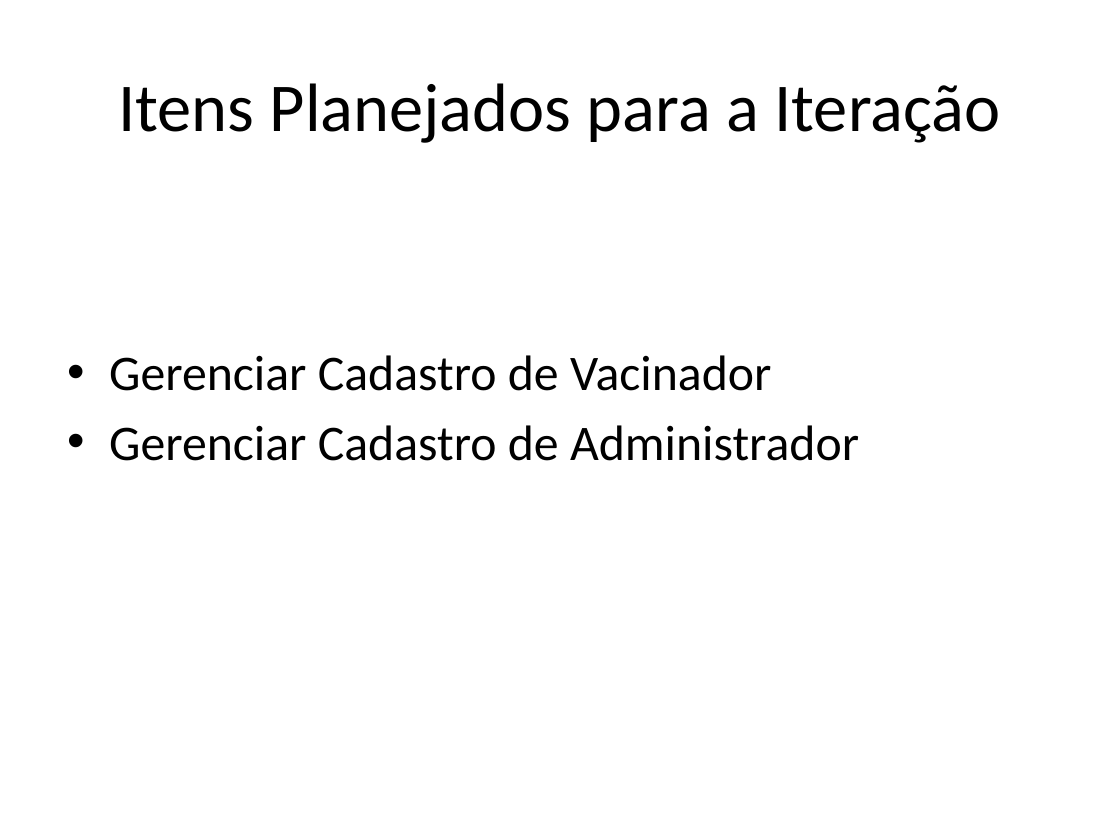
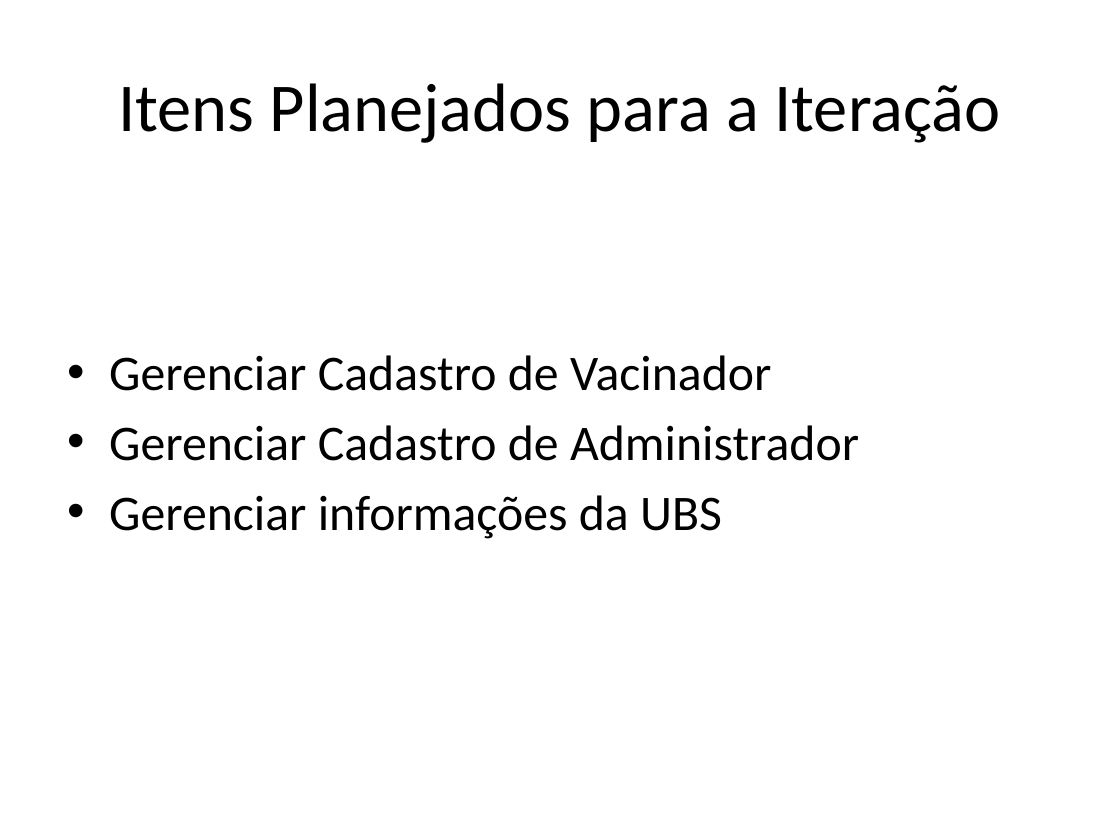
Before and after one commit to IndyPaula/InfoSaude, a slide deck: slide 3 of Projeto-InfoSaude-Vacinador_e_ACS/002-Acompanhamento/RAP-Avaliacao_de_Qualidade/RAP-4_Avaliacao_de_Qualidade/RAP-Apresentacao_Resultados_Iteracao-IV.pptx. Drawn at 1120x840 pixels with LibreOffice and Linux fonts; fonts in the diff are those of the drawing. Boxes give left, top, right and bottom in pixels: in the first picture for what was removed or moved away, otherwise in the second. Text is boxed around its words. In the diff, an @@ line names an element or a change of style, - is before the commit and + after.

```diff
--- a/Projeto-InfoSaude-Vacinador_e_ACS/002-Acompanhamento/RAP-Avaliacao_de_Qualidade/RAP-4_Avaliacao_de_Qualidade/RAP-Apresentacao_Resultados_Iteracao-IV.pptx
+++ b/Projeto-InfoSaude-Vacinador_e_ACS/002-Acompanhamento/RAP-Avaliacao_de_Qualidade/RAP-4_Avaliacao_de_Qualidade/RAP-Apresentacao_Resultados_Iteracao-IV.pptx
@@ text at bbox=[109, 495, 722, 539]: paragraph added @@
+• Gerenciar informações da UBS
```
Also in this commit, not shown: 1 other slide changed, 1 slide added.
